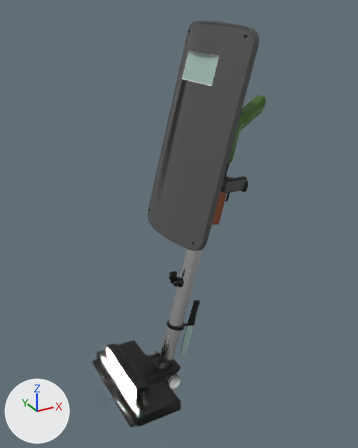
A saved change to the glTF model public/vacuumbat.glb.
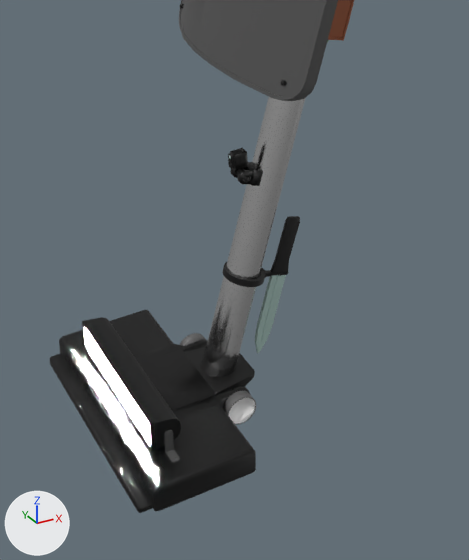
The first picture shows the older version from a 50 mm lens placed at (6.21, -5.52, 4.1), pointed at (7.85, -2.56, 2.61). The close-ups show both versions on the part from 20% to 76% of the width and 46% to 100% of the height of that picture; other places that the commit changed are outside them. Arrows for +X, +Y and +Z are at lower left; the lights stay in place. Vertices at the same position are counted once.

In view in the first close-up: 'Camera', 'Gun', 'Head body', 'Head connection ', 'Knife', 'Lamp', 'Right wheel', 'Shield', 'Tube'.
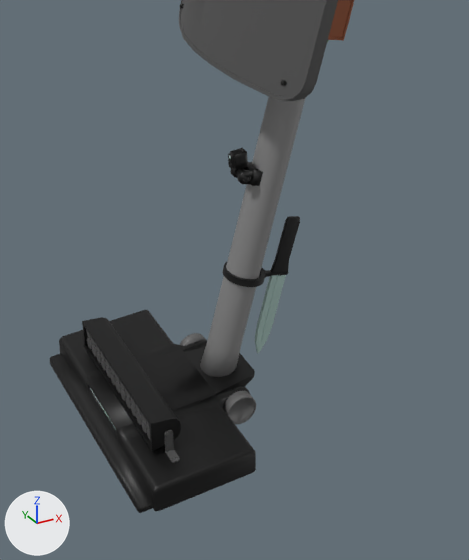
Pixel boxes (x1, y1, x2, y2) of what changed, in the close-ups (469 x 560 px):
```json
{"object": "Tube", "change": "recoloured", "before": [200, 97, 306, 377], "after": [200, 97, 306, 377]}
{"part": 1, "of": "me_cylinder_008", "change": "recoloured", "before": [229, 398, 255, 424], "after": [229, 398, 255, 424]}
{"part": 2, "of": "me_cube_012", "change": "recoloured", "before": [88, 336, 150, 433], "after": [88, 336, 150, 433], "on screen": "white to black"}
{"part": 3, "of": "me_cube_012", "change": "recoloured", "before": [86, 330, 150, 440], "after": [86, 330, 150, 440], "on screen": "white to black"}
```

Scene script edits in JSON lines:
```json
{"op": "add", "block": "mat_tube_gray", "code": ["mat_tube_gray = principled_material('Tube gray')", "mat_tube_gray.base_color = (0.227, 0.227, 0.227)  # grey #838383"]}
{"block": "me_cylinder_008", "where": "me_cylinder_008.from_pydata(...)  # 192 vertices, 380 faces; spans x 7.6393..7.7513, y -2.7642..-2.7268, z 1.2742..1.3862"}
{"block": "me_cylinder_008", "where": "# used by ob_right_wheel; location = (0.0, 0.0, 0.0)"}
{"block": "me_cylinder_008", "change": "me_cylinder_008 part 1: 30 faces spanning x 7.6424..7.7481, y -2.7619, z 1.2774..1.383 switch from mat_black_plastic_001 (white #ffffff) to mat_gray_001 (dark grey #636363)"}
{"block": "me_cylinder_007", "where": "me_cylinder_007.from_pydata(...)  # 192 vertices, 380 faces; spans x 7.64..8.091, y -2.629..-2.5, z 1.338..2.606"}
{"op": "remove", "block": "me_cylinder_007", "code": "me_cylinder_007.materials.append(mat_material_001)  # light grey #e3e3e3"}
{"op": "add", "block": "me_cylinder_007", "code": "me_cylinder_007.materials.append(mat_tube_gray)  # grey #838383"}
{"block": "me_cube_012", "where": "me_cube_012.from_pydata(...)  # 3596 vertices, 7068 faces; spans x 7.316..7.419, y -2.92..-2.21, z 1.374..1.514"}
{"block": "me_cube_012", "where": "# used by ob_lamp; location = (0.0, 0.0, 0.0)"}
{"block": "me_cube_012", "change": "me_cube_012 part 2: 2444 faces spanning x 7.323..7.375, y -2.846..-2.281, z 1.416..1.5 switch from mat_metal (light grey #c4c4c4) to mat_light_black (dark grey #515151)"}
{"block": "me_cube_012", "change": "me_cube_012 part 3: 780 faces spanning x 7.323, y -2.846..-2.281, z 1.416..1.5 switch from mat_strong_light (black #000000) to mat_light_black (dark grey #515151)"}
{"op": "remove", "block": "me_cube_012", "code": "me_cube_012.materials.append(mat_light_black_001)  # dark grey #515151"}
```
